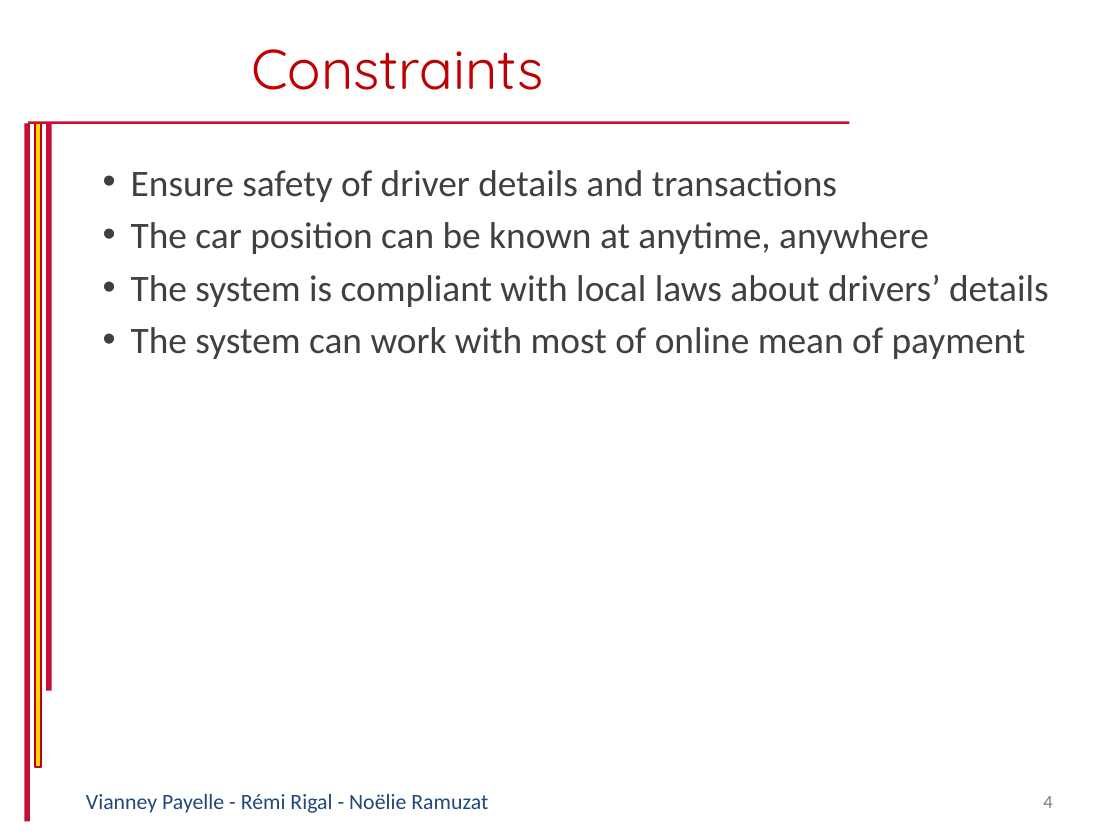
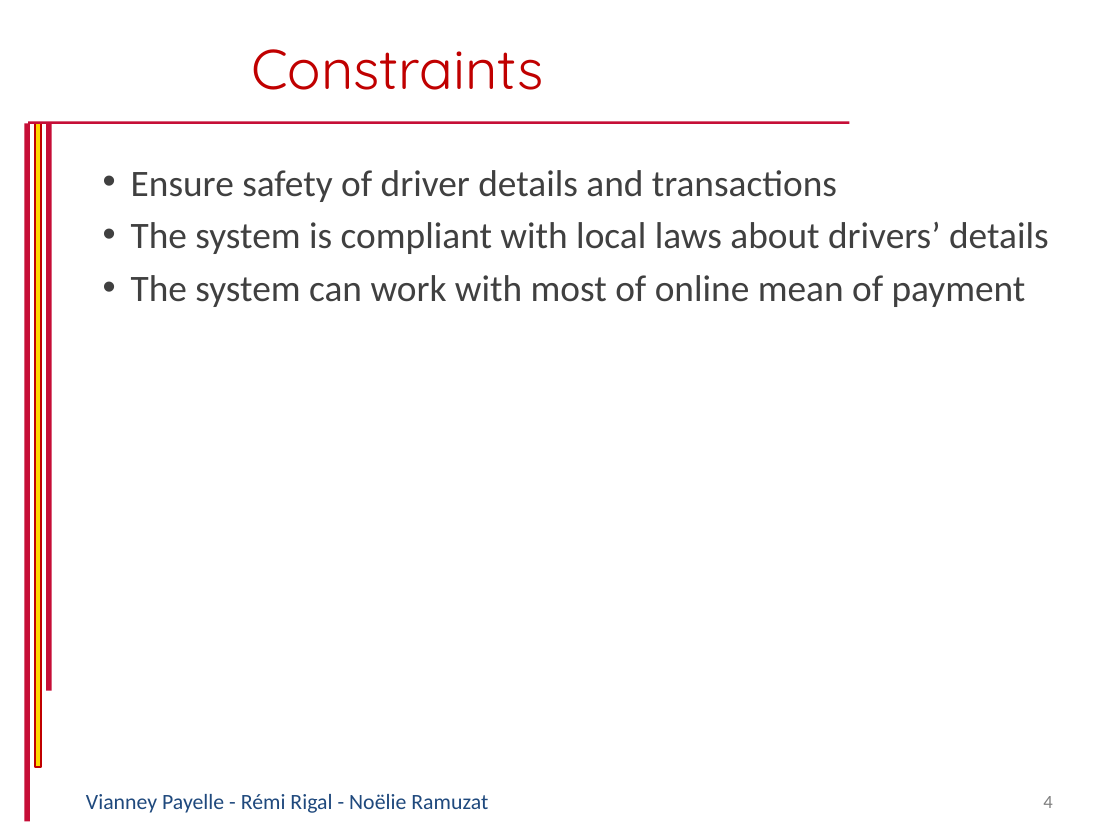
Before and after one commit to RemiRigal/Project-Software-Engineering-2, a slide deck: slide 4 of Presentations/Presentation PowerEnjoy - RASD.pptx. Drawn at 1120x840 pixels with LibreOffice and Linux fonts; fonts in the diff are those of the drawing; background and template pictures are left out. Boxes give left, top, right and bottom in pixels: in the first picture for what was removed or moved away, otherwise in the second. Text is boxed around its words. In the diff, an @@ line names an element or a change of style, - is before the commit and + after.

```diff
--- a/Presentations/Presentation PowerEnjoy - RASD.pptx
+++ b/Presentations/Presentation PowerEnjoy - RASD.pptx
@@ subtitle at [131, 222, 929, 254]: paragraph removed @@
-• The car position can be known at anytime, anywhere
```
Also in this commit, not shown: 2 other slides changed, 1 slide added, 1 other file.
